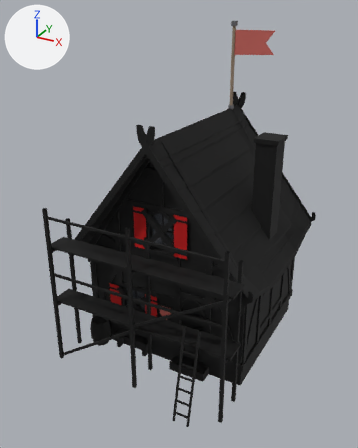
A saved change to the glTF model game/assets/modelle/gebaeude/neubau/wohnhaus_elb_s1_g1.glb.
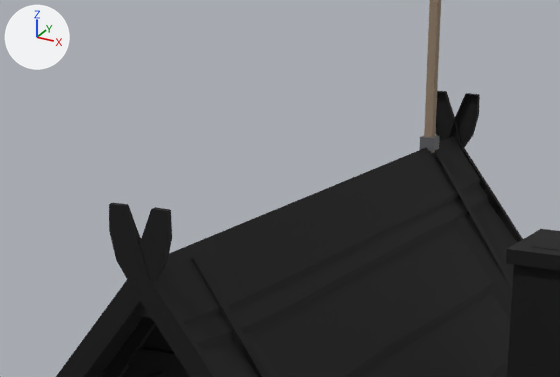
The first picture shows the older version from a camera (50 mm lens) standing at (6.28, -12.83, 9.64) and looking at (-0.06, -1.32, 3.88). The close-ups show the older and then the newer version on the part from 29% to 75% of the width and 14% to 39% of the height of that picture. Only the edits that show in the close-ups are written down. Arrows for +X, +Y and +Z are at upper left; the lights stay in place. Vertices at exactly the same position are counted once.

The older version as bpy lines, for what is in view:
```python
me_dach = bpy.data.meshes.new('Dach')
me_dach.from_pydata(...)  # 894 vertices, 998 faces; spans x -2.93..2.93, y -3.08..2.66, z 2.53..7.07
# faces by material slot: [496, 196, 306]
me_dach.materials.append(mat_stroh)
me_dach.materials.append(mat_strohkante)
me_dach.materials.append(mat_fachwerk)
me_fahne = bpy.data.meshes.new('Fahne')
me_fahne.from_pydata(...)  # 38 vertices, 56 faces; spans x -0.07..1.29, y 1.96..2.1, z 6.56..9.24
# faces by material slot: [16, 24, 16]
me_fahne.materials.append(mat_holz)  # brown #95816c
me_fahne.materials.append(mat_eisen)  # dark grey #616165
me_fahne.materials.append(mat_hausfarbe)  # red #c46159
me_haus = bpy.data.meshes.new('Haus')
me_haus.from_pydata(...)  # 2037 vertices, 2276 faces; spans x -2.59..2.59, y -3.06..2.62, z -0.12..6.6
# faces by material slot: [154, 122, 2000]
me_haus.materials.append(mat_bruchstein)
me_haus.materials.append(mat_lehmputz)
me_haus.materials.append(mat_fachwerk)
ob_dach = bpy.data.objects.new('Dach', me_dach)
ob_dach.location = (0.0, 0.0, 0.0)
ob_fahne = bpy.data.objects.new('Fahne', me_fahne)
ob_fahne.location = (0.0, 0.0, 0.0)
ob_haus = bpy.data.objects.new('Haus', me_haus)
ob_haus.location = (0.0, 0.0, 0.0)
```
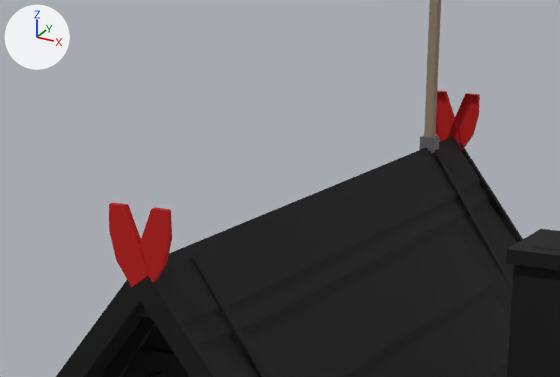
Edits to the bpy script that builds the scene:
```text
Change me_dach:
    where me_dach.from_pydata(...)  # 894 vertices, 998 faces; spans x -2.93..2.93, y -3.08..2.66, z 2.53..7.07
    used by ob_dach; location = (0.0, 0.0, 0.0)
    me_dach part 1: 80 faces centred in x -0.24..0.24, y -3.08..2.66, z 6.56..7.07 are repainted in the vertex colours; the middle colour goes from black #000000 to red #ff0000
```

What differs and where, as boxes (x1, y1, x2, y2) in the close-ups (560 x 377 px):
part 1 of me_dach, recoloured: (109, 91, 480, 287) in both
